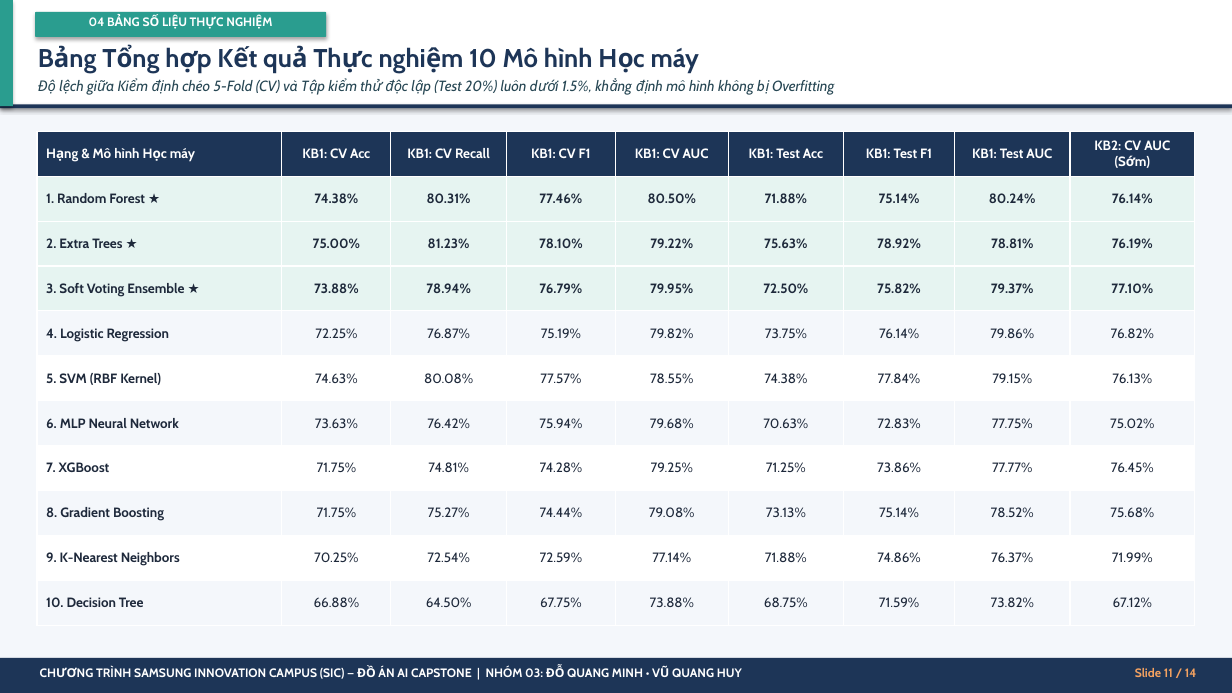
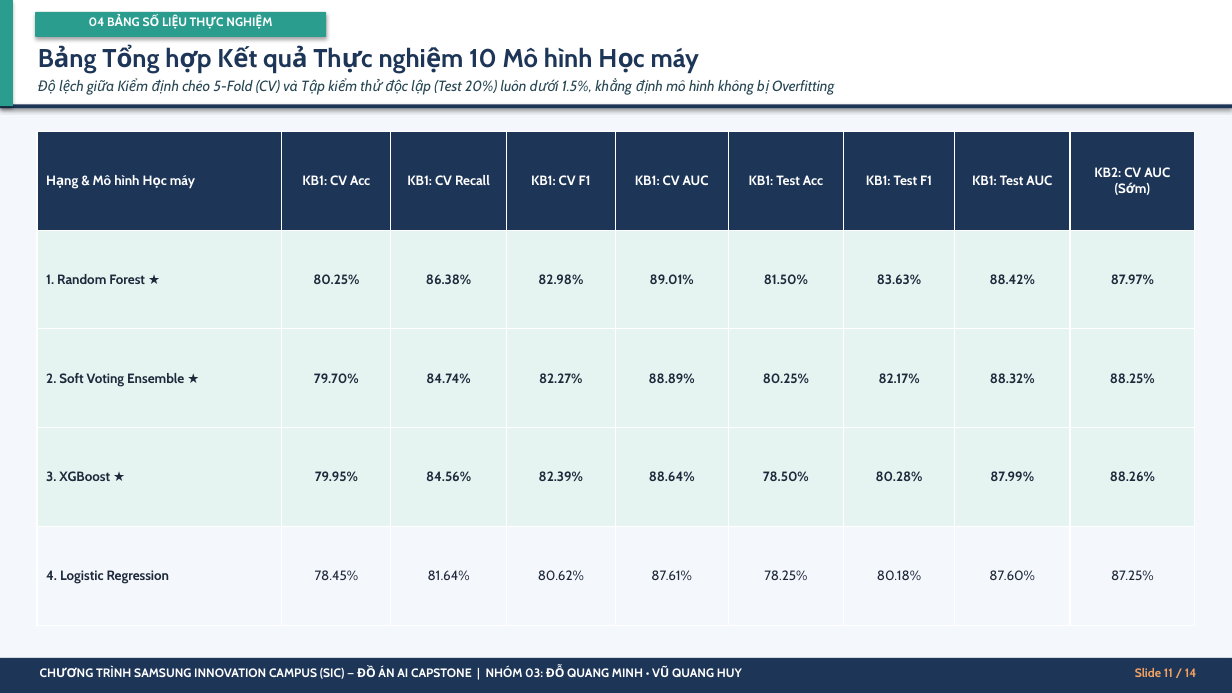
Before and after one commit to mrminh836/Student_Burnout, a slide deck: slide 11 of SIC_Documents_VI/SIC_AI_Capstone Project_Presentation Slide Template.pptx. Drawn at 1232x693 pixels with LibreOffice and Linux fonts; fonts in the diff are those of the drawing. Boxes give left, top, right and bottom in pixels: in the first picture for what was removed or moved away, otherwise in the second. Text is boxed around its words. In the diff, an @@ line names an element or a change of style, - is before the commit and + after.

```diff
--- a/SIC_Documents_VI/SIC_AI_Capstone Project_Presentation Slide Template.pptx
+++ b/SIC_Documents_VI/SIC_AI_Capstone Project_Presentation Slide Template.pptx
@@ table at bbox=[37, 131, 1195, 626] @@
-row 2: 1. Random Forest ★ | 74.38% | 80.31% | 77.46% | 80.50% | 71.88% | 75.14% | 80.24% | 76.14%
-row 3: 2. Extra Trees ★ | 75.00% | 81.23% | 78.10% | 79.22% | 75.63% | 78.92% | 78.81% | 76.19%
-row 4: 3. Soft Voting Ensemble ★ | 73.88% | 78.94% | 76.79% | 79.95% | 72.50% | 75.82% | 79.37% | 77.10%
-row 5: 4. Logistic Regression | 72.25% | 76.87% | 75.19% | 79.82% | 73.75% | 76.14% | 79.86% | 76.82%
-row 6: 5. SVM (RBF Kernel) | 74.63% | 80.08% | 77.57% | 78.55% | 74.38% | 77.84% | 79.15% | 76.13%
-row 7: 6. MLP Neural Network | 73.63% | 76.42% | 75.94% | 79.68% | 70.63% | 72.83% | 77.75% | 75.02%
-row 8: 7. XGBoost | 71.75% | 74.81% | 74.28% | 79.25% | 71.25% | 73.86% | 77.77% | 76.45%
-row 9: 8. Gradient Boosting | 71.75% | 75.27% | 74.44% | 79.08% | 73.13% | 75.14% | 78.52% | 75.68%
-row 10: 9. K-Nearest Neighbors | 70.25% | 72.54% | 72.59% | 77.14% | 71.88% | 74.86% | 76.37% | 71.99%
-row 11: 10. Decision Tree | 66.88% | 64.50% | 67.75% | 73.88% | 68.75% | 71.59% | 73.82% | 67.12%
+row 2: 1. Random Forest ★ | 80.25% | 86.38% | 82.98% | 89.01% | 81.50% | 83.63% | 88.42% | 87.97%
+row 3: 2. Soft Voting Ensemble ★ | 79.70% | 84.74% | 82.27% | 88.89% | 80.25% | 82.17% | 88.32% | 88.25%
+row 4: 3. XGBoost ★ | 79.95% | 84.56% | 82.39% | 88.64% | 78.50% | 80.28% | 87.99% | 88.26%
+row 5: 4. Logistic Regression | 78.45% | 81.64% | 80.62% | 87.61% | 78.25% | 80.18% | 87.60% | 87.25%
```
Also in this commit, not shown: 1 other slide changed, 31 other files.
